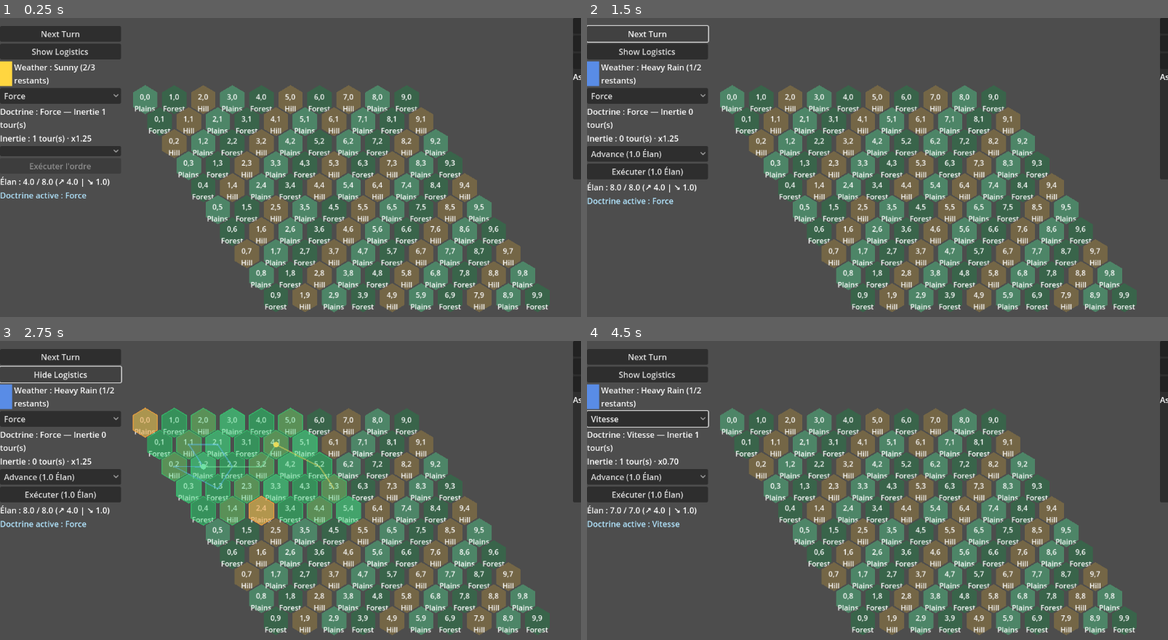
Above: before the commit, frames 1-4 (two rows, left to right).
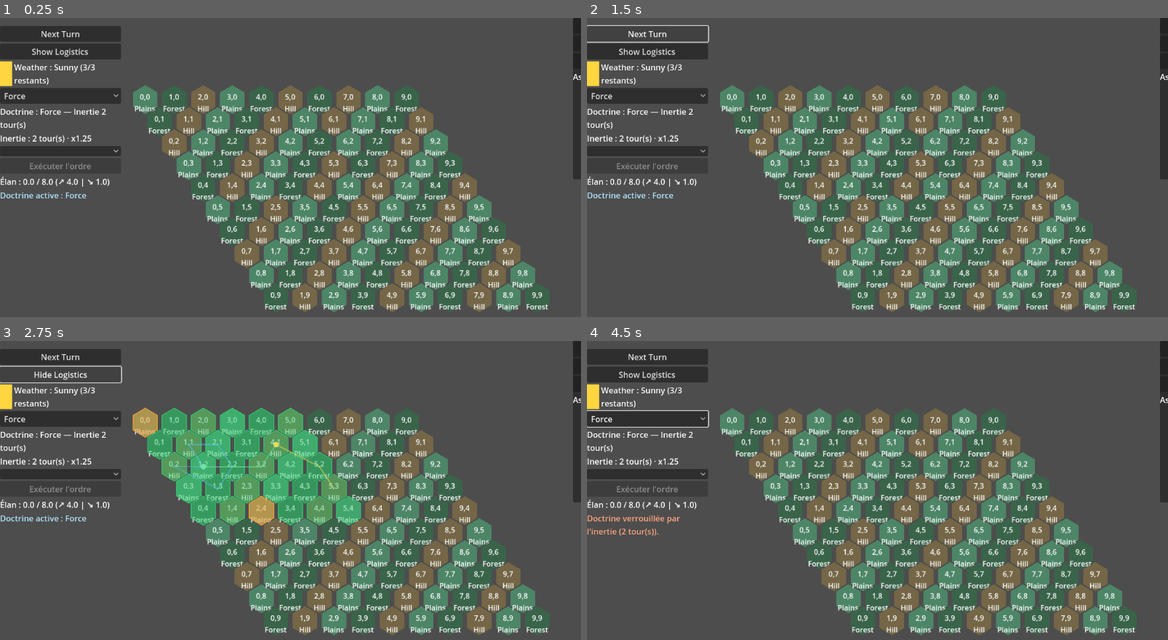
Above: after the commit, the same moments.

Repository: Pierlab/weave-of-war
Game: Godot game, scene res://scenes/main.tscn
Two runs of this game, one before a commit and one after it. Both use one fixed random seed, a clock stepped at 60 frames per second and the inputs below.
Inputs (mouse positions are in pixels of both pictures, inside the frame that each line leads up to):
- Up to frame 1 (0.25 s): no input
- Up to frame 2 (1.5 s): click "Next Turn" at 0.5 s; click "Next Turn" at 1.25 s
- Up to frame 3 (2.75 s): click "Show Logistics" at 2 s
- Up to frame 4 (4.5 s): click "Hide Logistics" at 2.75 s; click "Force" at 3.5 s; click (645, 475) at 4.25 s

The runs differ from the first frame. In frame 1, less than 0.1% of the frame differs, in the area x 4-19%, y 15-56%; in frame 2, 1.7%; in frame 3, 1.7%; in frame 4, 2.1%, in the area x 0-21%, y 14-66%.
Error after the commit: Parse Error: Identifier "_on_assistant_packet" not declared in the current scope. (res://scripts/systems/combat_system.gd:73)

Commit message:
Hook CombatSystem into GameManager logistics signals

Diff:
--- a/scripts/core/game_manager.gd
+++ b/scripts/core/game_manager.gd
@@ -6,6 +6,7 @@
 const ELAN_SYSTEM := preload("res://scripts/systems/elan_system.gd")
 const LOGISTICS_SYSTEM := preload("res://scripts/systems/logistics_system.gd")
 const WEATHER_SYSTEM := preload("res://scripts/systems/weather_system.gd")
+const COMBAT_SYSTEM := preload("res://scripts/systems/combat_system.gd")
 
 var event_bus: EventBus
 var turn_manager: TurnManager
@@ -14,6 +15,7 @@
 var elan_system: ElanSystem
 var logistics_system: LogisticsSystem
 var weather_system: WeatherSystem
+var combat_system: CombatSystem
 
 var _core_systems_initialised := false
 
@@ -36,6 +38,9 @@
 
     weather_system = WEATHER_SYSTEM.new()
     add_child(weather_system)
+
+    combat_system = COMBAT_SYSTEM.new()
+    add_child(combat_system)
 
     turn_manager = TurnManager.new()
     add_child(turn_manager)
@@ -72,6 +77,8 @@
 
     doctrine_system.setup(event_bus, data_loader)
     elan_system.setup(event_bus, data_loader)
+    if combat_system:
+        combat_system.setup(event_bus, data_loader)
     if weather_system:
         weather_system.setup(event_bus, data_loader)
     if logistics_system:
--- a/scripts/systems/combat_system.gd
+++ b/scripts/systems/combat_system.gd
@@ -38,6 +38,11 @@
     "strategy": 0.0,
     "logistics": 0.0,
 }
+var _logistics_lookup: Dictionary = {}
+var _logistics_deficits: Dictionary = {}
+var _last_logistics_payload: Dictionary = {}
+var _pending_order_id := ""
+var _last_order_payload: Dictionary = {}
 
 func _ready() -> void:
     setup(EVENT_BUS.get_instance(), DATA_LOADER.get_instance())
@@ -69,6 +74,12 @@
             event_bus.assistant_order_packet.connect(_on_assistant_packet)
         if not event_bus.competence_reallocated.is_connected(_on_competence_reallocated):
             event_bus.competence_reallocated.connect(_on_competence_reallocated)
+        if not event_bus.logistics_update.is_connected(_on_logistics_update):
+            event_bus.logistics_update.connect(_on_logistics_update)
+        if not event_bus.order_execution_requested.is_connected(_on_order_execution_requested):
+            event_bus.order_execution_requested.connect(_on_order_execution_requested)
+        if not event_bus.order_issued.is_connected(_on_order_issued):
+            event_bus.order_issued.connect(_on_order_issued)
 
 func configure(unit_entries: Array, order_entries: Array, doctrine_entries: Array, weather_entries: Array, formation_entries: Array) -> void:
     _units_by_id = _index_entries(unit_entries)
@@ -166,6 +177,11 @@
     var doctrine_effects := _doctrines_by_id.get(_current_doctrine_id, {}).get("effects", {})
     var doctrine_bonus: Dictionary = doctrine_effects.get("combat_bonus", {})
 
+    var target_hex := str(engagement.get("target", engagement.get("target_hex", "")))
+    var logistics_context := _logistics_context_for_target(target_hex)
+    var attacker_logistics_factor := float(logistics_context.get("attacker_factor", 1.0))
+    var defender_logistics_factor := float(logistics_context.get("defender_factor", 1.0))
+
     var attacker_base := _aggregate_unit_profile(attacker_unit_ids, "combat_profile", "attacker")
     var defender_base := _aggregate_unit_profile(defender_unit_ids, "combat_profile", "defender")
     var attacker_detection := _aggregate_unit_value(attacker_unit_ids, "recon_profile", "detection")
@@ -206,6 +222,8 @@
 
         attacker_strength *= terrain_factor * weather_factor
         defender_strength *= terrain_factor * weather_factor
+        attacker_strength *= attacker_logistics_factor
+        defender_strength *= defender_logistics_factor
 
         var jitter := _rng.randf_range(-0.05, 0.05)
         attacker_strength = max(attacker_strength + jitter, 0.0)
@@ -235,7 +253,6 @@
     elif attacker_wins == defender_wins and attacker_wins == 1:
         victor = "contested"
 
-    var target_hex := str(engagement.get("target", engagement.get("target_hex", "")))
     var intel_source := _recent_intel.get(target_hex, {}).get("source", "baseline") if _recent_intel.has(target_hex) else "baseline"
     var payload := {
         "engagement_id": engagement.get("engagement_id", order_id if order_id != "" else "skirmish"),
@@ -250,6 +267,7 @@
             "source": intel_source,
         },
         "reason": engagement.get("reason", "resolution"),
+        "logistics": logistics_context,
     }
 
     _last_resolution = payload.duplicate(true)
@@ -430,9 +448,101 @@
     var engagements: Array = packet.get("expected_engagements", [])
     for engagement in engagements:
         if engagement is Dictionary:
-            resolve_engagement(engagement)
+            _resolve_assistant_engagement(engagement)
 
 func _on_competence_reallocated(payload: Dictionary) -> void:
     var allocations: Dictionary = payload.get("allocations", {})
     for category in COMPETENCE_CATEGORIES:
         _competence_allocations[category] = float(allocations.get(category, 0.0))
+
+func _on_logistics_update(payload: Dictionary) -> void:
+    _last_logistics_payload = payload.duplicate(true)
+    _logistics_lookup.clear()
+    var zones_variant: Variant = payload.get("supply_zones", [])
+    var zones: Array = zones_variant if zones_variant is Array else []
+    for zone in zones:
+        if not (zone is Dictionary):
+            continue
+        var tile_id := str(zone.get("tile_id", ""))
+        if tile_id == "":
+            continue
+        _logistics_lookup[tile_id] = zone.duplicate(true)
+
+    _logistics_deficits.clear()
+    var deficits_variant: Variant = payload.get("supply_deficits", [])
+    var deficits: Array = deficits_variant if deficits_variant is Array else []
+    for entry in deficits:
+        if not (entry is Dictionary):
+            continue
+        var deficit_tile := str(entry.get("tile_id", ""))
+        if deficit_tile == "":
+            continue
+        _logistics_deficits[deficit_tile] = entry.duplicate(true)
+
+func _on_order_execution_requested(order_id: String) -> void:
+    _pending_order_id = order_id
+
+func _on_order_issued(payload: Dictionary) -> void:
+    _last_order_payload = payload.duplicate(true)
+    var issued_id := str(payload.get("order_id", ""))
+    if issued_id == _pending_order_id:
+        _pending_order_id = ""
+
+func _resolve_assistant_engagement(engagement: Dictionary) -> void:
+    var enriched := _enrich_engagement(engagement)
+    resolve_engagement(enriched)
+
+func _enrich_engagement(engagement: Dictionary) -> Dictionary:
+    var enriched := engagement.duplicate(true)
+    var target_hex := str(enriched.get("target", enriched.get("target_hex", "")))
+    if target_hex != "":
+        enriched["target_hex"] = target_hex
+        if not enriched.has("terrain") or str(enriched.get("terrain", "")).is_empty():
+            var zone: Dictionary = _logistics_lookup.get(target_hex, {})
+            if not zone.is_empty():
+                enriched["terrain"] = zone.get("terrain", enriched.get("terrain", "plains"))
+    if not enriched.has("weather_id") or str(enriched.get("weather_id", "")).is_empty():
+        enriched["weather_id"] = _current_weather_id
+    return enriched
+
+func _logistics_context_for_target(target_hex: String) -> Dictionary:
+    if target_hex.is_empty():
+        return {
+            "attacker_factor": 1.0,
+            "defender_factor": 1.0,
+            "logistics_flow": 1.0,
+            "supply_level": "",
+            "severity": "",
+            "turn": int(_last_logistics_payload.get("turn", -1)),
+            "logistics_id": str(_last_logistics_payload.get("logistics_id", "")),
+            "target_hex": target_hex,
+            "movement_cost": 1.0,
+        }
+
+    var zone: Dictionary = _logistics_lookup.get(target_hex, {})
+    var flow := float(zone.get("logistics_flow", 1.0))
+    var supply_level := str(zone.get("supply_level", ""))
+    var movement_cost := float(zone.get("movement_cost", 1.0))
+    var deficit: Dictionary = _logistics_deficits.get(target_hex, {}) if _logistics_deficits.has(target_hex) else {}
+    var severity := str(deficit.get("severity", "")) if deficit is Dictionary else ""
+
+    var attacker_factor := clamp(flow, 0.2, 1.5)
+    match severity:
+        "warning":
+            attacker_factor *= 0.85
+        "critical":
+            attacker_factor *= 0.65
+        _:
+            pass
+
+    return {
+        "attacker_factor": snapped(attacker_factor, 0.01),
+        "defender_factor": 1.0,
+        "logistics_flow": snapped(flow, 0.01),
+        "supply_level": supply_level,
+        "severity": severity,
+        "movement_cost": snapped(movement_cost, 0.01),
+        "turn": int(_last_logistics_payload.get("turn", -1)),
+        "logistics_id": str(_last_logistics_payload.get("logistics_id", "")),
+        "target_hex": target_hex,
+    }
Not shown, changed: CHANGELOG.md
Not shown, changed: CHECKLISTS.md
Not shown, changed: README.md
Not shown, changed: context_snapshot.md
Not shown, changed: context_update.md
Not shown, changed: docs/agents/missions/vertical_slice_p0.md
Not shown, changed: docs/telemetry/dashboard_plan.md
Not shown, changed: docs/tests/acceptance_tests.md
